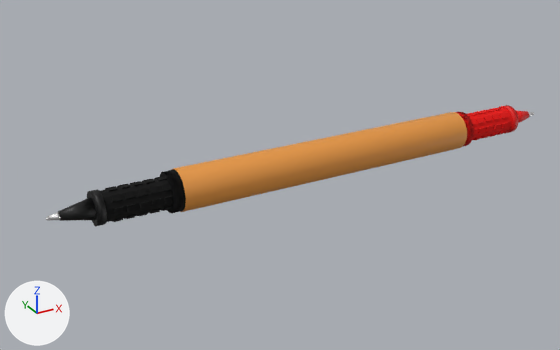
Before and after pictures for a commit that changed the Blender file pen.blend.
One viewpoint serves both versions: a 50 mm camera at (-0.0962, -0.1499, 0.0732) aimed at (-0.0117, 0.0036, -0.0036). The lights are fixed; the arrows at lower left show +X, +Y and +Z.

The first picture shows '2nd black ring', 'Black ring', 'Red Spotted', 'Wood cylinder', 'black cone.001', 'black spotted'.
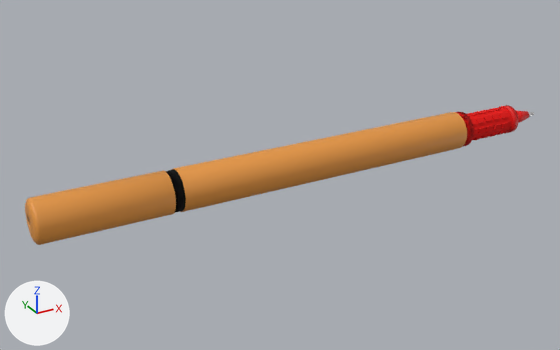
Location of each change, (x1, y1, x2, y2) in pixels of the pictures (560 x 350 px):
'Cap 1', added (orange): after (25, 171, 176, 245)
'black spotted', unchanged, covered by the edit: before (100, 176, 173, 222)

The change, as a list of edits to the scene's bpy script:
```text
Add mat_material_002:
    mat_material_002 = principled_material('Material.002')
    mat_material_002.base_color = (0.8, 0.313, 0.0531)  # orange #e79841
Add me_cap_1:
    me_cap_1.from_pydata(...)  # 384 vertices, 352 faces; spans x -1.0..1.0, y -1.0..1.0, z -1.02..1.0
    me_cap_1.polygons.foreach_set('use_smooth', [True] * 352)
    me_cap_1.materials.append(mat_material_002)  # orange #e79841
Add ob_cap_1:
    ob_cap_1 = bpy.data.objects.new('Cap 1', me_cap_1)
    ob_cap_1.location = (-0.0574, -0.0001, 0.0001)
    ob_cap_1.rotation_euler = (0.0, 1.571, 0.0)  # degrees (0, 90, 0)
    ob_cap_1.scale = (0.005, 0.005, 0.015)
```
